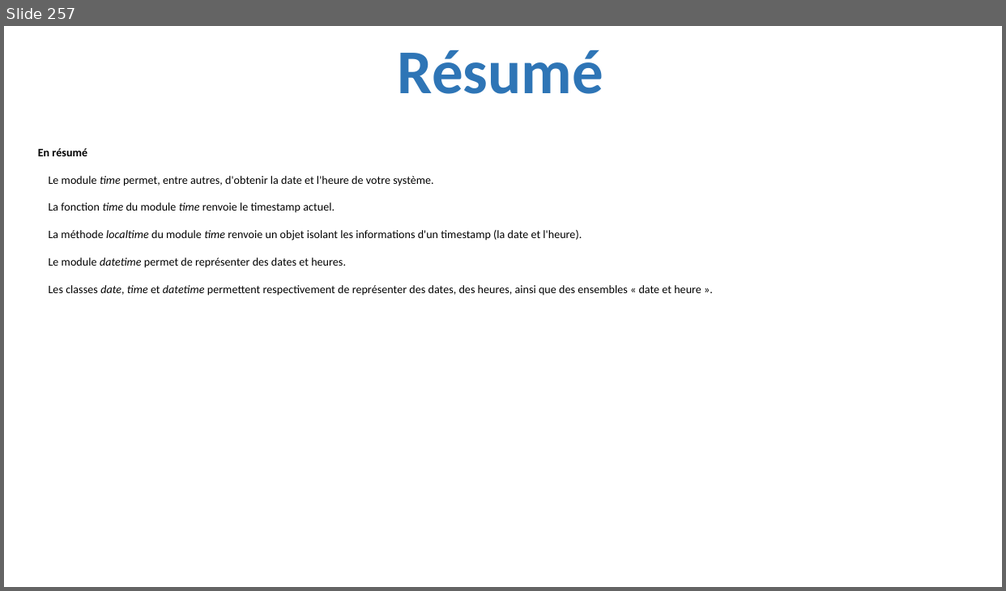
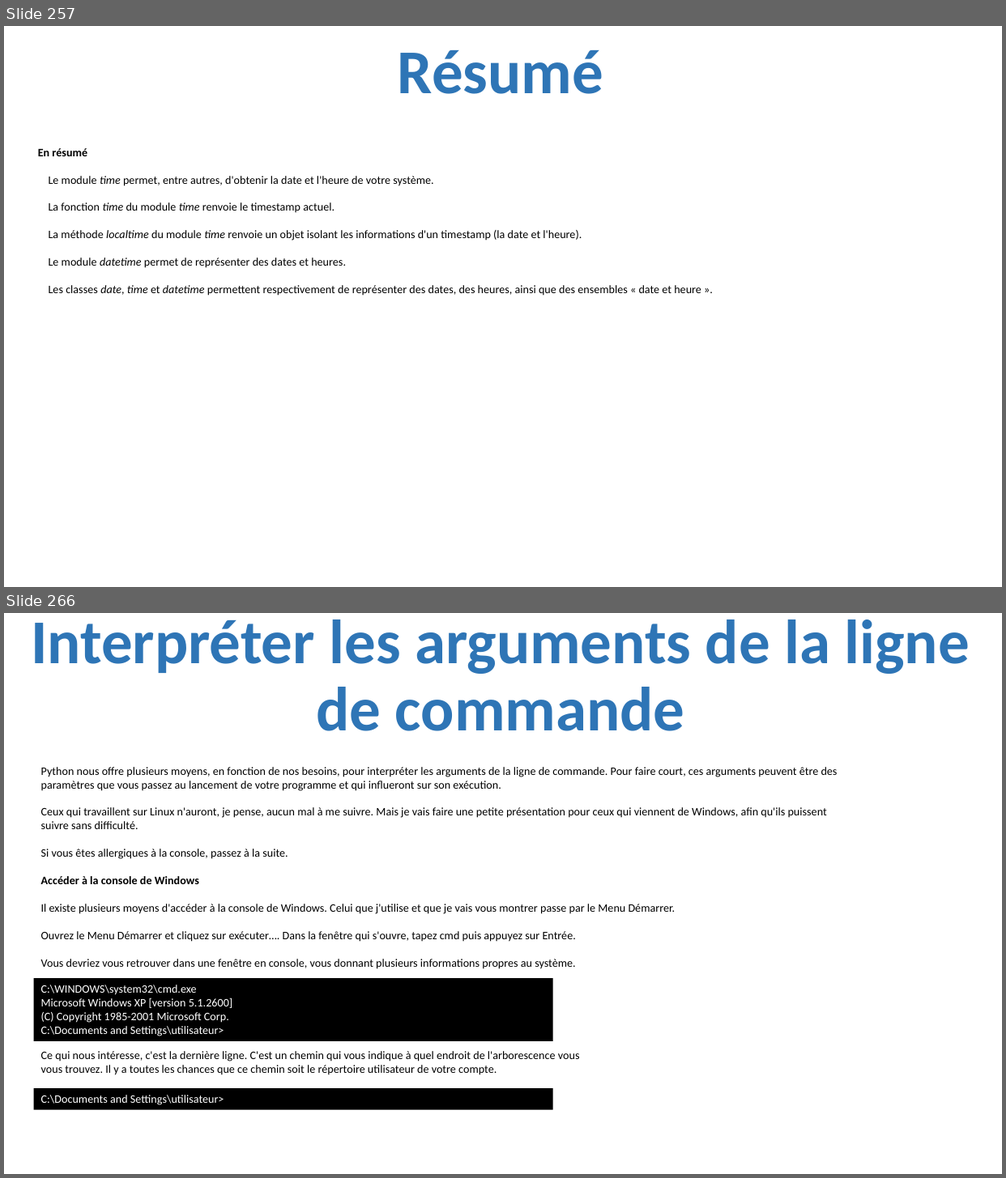
Before and after one commit to julienPalleau/PythonDoc, a slide deck: Python-resume.pptx. Shown one above the other, each under a label of ours: slide 257 before the commit, slides 257 and 266 after it; the slides between them are not shown. The pictures are 1006x591 and 1006x1178 pixels, drawn with LibreOffice and Linux fonts; fonts in the diff are those of the drawing. Boxes give left, top, right and bottom in pixels: in the first picture for what was removed or moved away, otherwise in the second. Text is boxed around its words. In the diff, an @@ line names an element or a change of style, - is before the commit and + after.

Commit message:
faite de la programmation systeme

```diff
--- a/Python-resume.pptx
+++ b/Python-resume.pptx
@@ slide 266 added at bbox=[4, 613, 1002, 1174], background #FFFFFF @@
@@ title added at bbox=[31, 619, 970, 731], 60 pt, text #2E75B6, bold @@
+Interpréter les arguments de la ligne de commande
@@ text added at bbox=[41, 767, 837, 969], 11 pt, text #000000 @@
+Python nous offre plusieurs moyens, en fonction de nos besoins, pour interpréter les arguments de la ligne de commande. Pour faire court, ces arguments peuvent être des paramètres que vous passez au lancement de votre programme et qui influeront sur son exécution.
+Ceux qui travaillent sur Linux n'auront, je pense, aucun mal à me suivre. Mais je vais faire une petite présentation pour ceux qui viennent de Windows, afin qu'ils puissent suivre sans difficulté.
+Si vous êtes allergiques à la console, passez à la suite.
+Accéder à la console de Windows
+Il existe plusieurs moyens d'accéder à la console de Windows. Celui que j'utilise et que je vais vous montrer passe par le Menu Démarrer.
+Ouvrez le Menu Démarrer et cliquez sur exécuter…. Dans la fenêtre qui s'ouvre, tapez cmd puis appuyez sur Entrée.
+Vous devriez vous retrouver dans une fenêtre en console, vous donnant plusieurs informations propres au système.
@@ rectangle added at bbox=[34, 978, 553, 1041], fill #000000, 11 pt, text #FFFFFF @@
+C:\WINDOWS\system32\cmd.exe
+Microsoft Windows XP [version 5.1.2600]
+(C) Copyright 1985-2001 Microsoft Corp.
+C:\Documents and Settings\utilisateur>
@@ text added at bbox=[41, 1051, 580, 1076], 11 pt, text #000000 @@
+Ce qui nous intéresse, c'est la dernière ligne. C'est un chemin qui vous indique à quel endroit de l'arborescence vous vous trouvez. Il y a toutes les chances que ce chemin soit le répertoire utilisateur de votre compte.
@@ rectangle added at bbox=[34, 1088, 553, 1110], fill #000000, 11 pt, text #FFFFFF @@
+C:\Documents and Settings\utilisateur>
```
Also in this commit, not shown: 20 other slides added.
